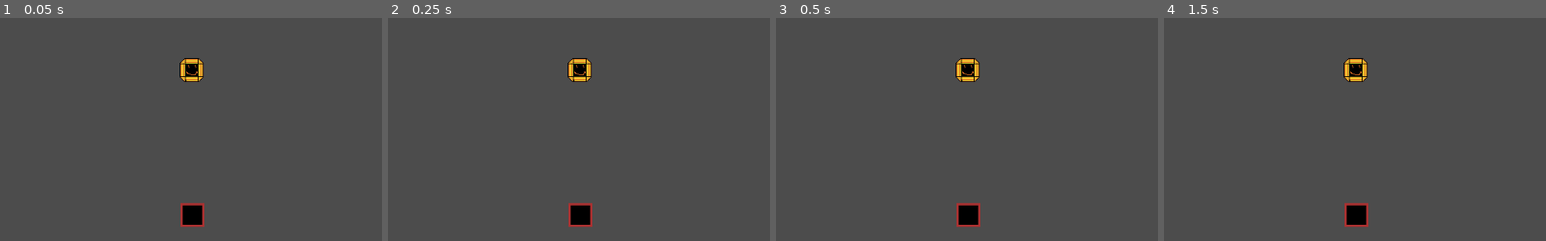
Above: before the commit, frames 1-4 (left to right).
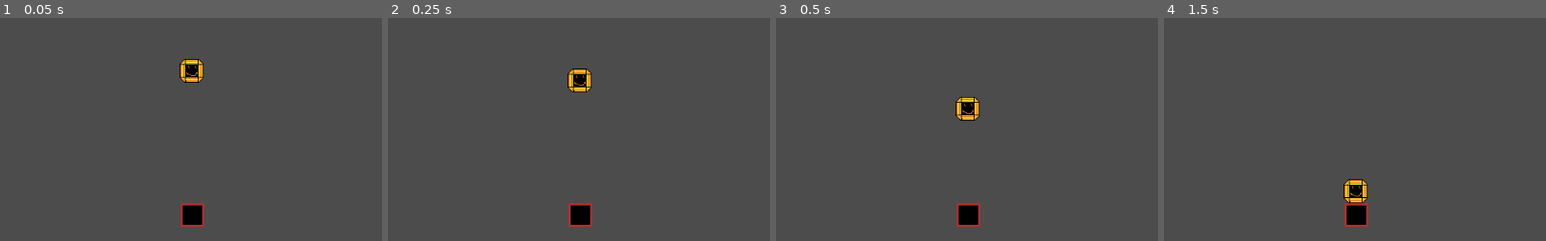
Above: after the commit, the same moments.

Repository: Noahnoah55/Heartjam-2018
Game: Godot game, scene res://Scenes/Levels/TestLevel.tscn
Two runs of this game, one before a commit and one after it. Both use one fixed random seed, a clock stepped at 60 frames per second and the inputs below.
Inputs:
- Up to frame 1 (0.05 s): no input
- Up to frame 2 (0.25 s): no input
- Up to frame 3 (0.5 s): no input
- Up to frame 4 (1.5 s): hold Up (ui_up) 0.53-1.28 s
The pictures show only the part of the screen within x 14-64%, y 49-99%; the shares and areas given below are measured in that part.

The runs differ from the first frame. In frame 1, 0.3% of the frame differs, in the area x 47-54%, y 17-30%; in frame 2, 0.8%; in frame 3, 1.2%, in the area x 47-54%, y 17-47%; in frame 4, 1.2%.
Error before the commit: Parse Error: Expected an indented block after "if". (res://Scenes/GameParts/Player.gd:25)
Error after the commit: Invalid set index 'Text' (on base: 'GDScriptNativeClass') with value of type 'String'. (res://Scenes/GameParts/Player.gd:25)

Commit message:
quick push for the dudde

Diff:
--- a/Scenes/GameParts/Player.gd
+++ b/Scenes/GameParts/Player.gd
@@ -20,6 +20,7 @@
 	for i in $Area2D.get_overlapping_bodies():
 		if i.is_in_group('Block'):
 			velocity.y = 0
-	if Input.is_action_just_pressed(upbutton):
-
+	if Input.is_action_just_pressed('ui_up'):
+		velocity.y = jumpforce
+		Label.Text = 'jump'
 	move_and_slide(velocity)
--- a/Scenes/GameParts/Player.tscn
+++ b/Scenes/GameParts/Player.tscn
@@ -13,7 +13,7 @@
 custom_solver_bias = 0.0
 extents = Vector2( 15, 1 )
 
-[node name="Player" type="KinematicBody2D"]
+[node name="Player" type="KinematicBody2D" index="0"]
 
 input_pickable = false
 collision_layer = 1
@@ -22,6 +22,10 @@
 script = ExtResource( 1 )
 gravity = 400
 jumpforce = 100
+upbutton = "ui_up"
+downbutton = "ui_up"
+leftbutton = "ui_up"
+rightbutton = "ui_up"
 
 [node name="tempchar" type="Sprite" parent="." index="0"]
 
@@ -48,3 +52,23 @@
 position = Vector2( 0, 16 )
 shape = SubResource( 2 )
 _sections_unfolded = [ "Transform" ]
+
+[node name="Label" type="Label" parent="." index="3"]
+
+anchor_left = 0.0
+anchor_top = 0.0
+anchor_right = 0.0
+anchor_bottom = 0.0
+margin_left = 17.0
+margin_top = -7.0
+margin_right = 57.0
+margin_bottom = 7.0
+rect_pivot_offset = Vector2( 0, 0 )
+rect_clip_content = false
+mouse_filter = 2
+mouse_default_cursor_shape = 0
+size_flags_horizontal = 1
+size_flags_vertical = 4
+percent_visible = 1.0
+lines_skipped = 0
+max_lines_visible = -1
--- a/Scenes/Levels/TestLevel.tscn
+++ b/Scenes/Levels/TestLevel.tscn
@@ -3,7 +3,7 @@
 [ext_resource path="res://Scenes/GameParts/LevelBlocks.tres" type="TileSet" id=1]
 [ext_resource path="res://Scenes/GameParts/Player.tscn" type="PackedScene" id=2]
 
-[node name="Node2D" type="Node2D" index="0"]
+[node name="Node2D" type="Node2D"]
 
 [node name="TileMap" type="TileMap" parent="." index="0"]
 
@@ -29,3 +29,7 @@
 [node name="Player" parent="." index="1" instance=ExtResource( 2 )]
 
 position = Vector2( 399.31, 365.397 )
+upbutton = "ui_up"
+downbutton = "ui_up"
+leftbutton = "ui_up"
+rightbutton = "ui_up"
